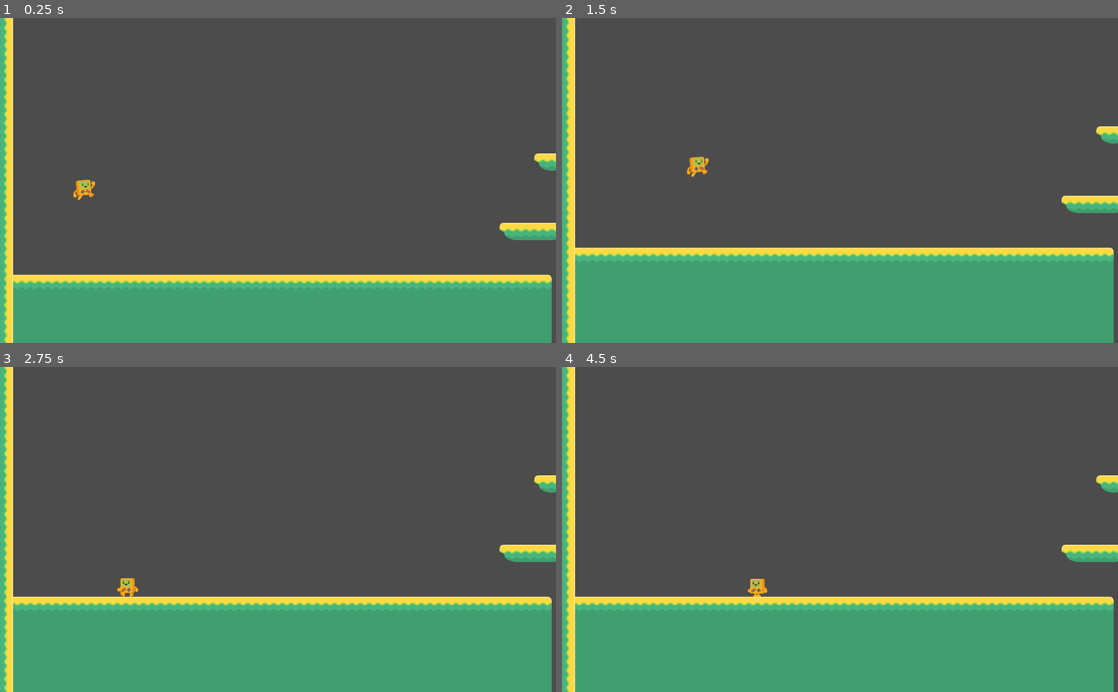
Above: before the commit, frames 1-4 (two rows, left to right).
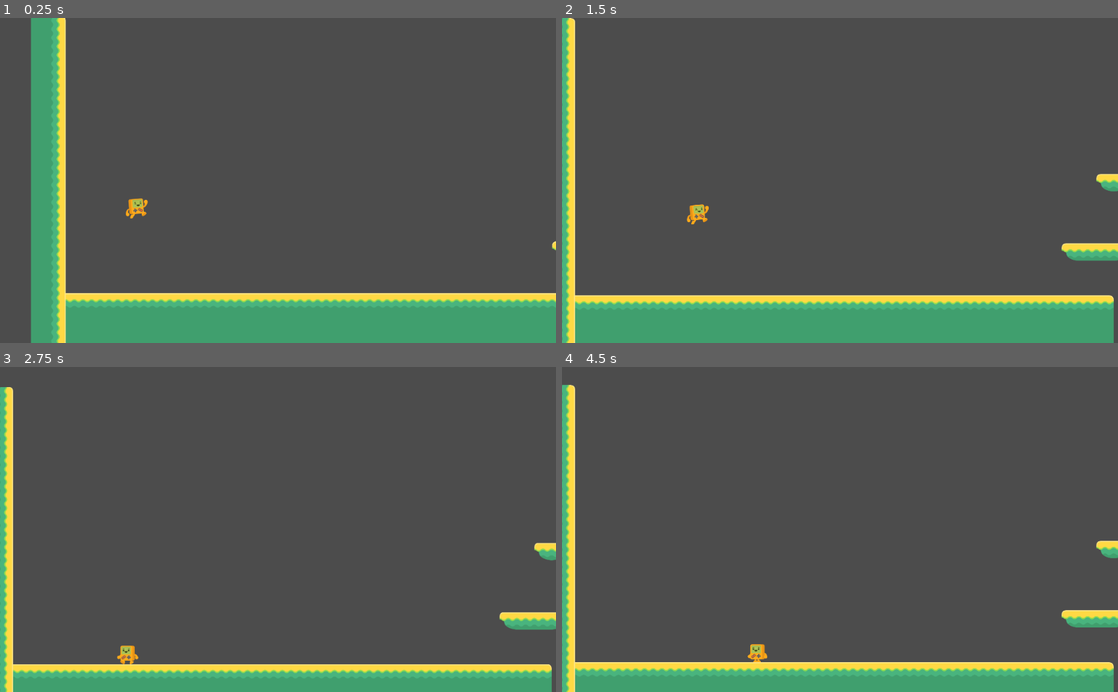
Above: after the commit, the same moments.

Repository: nkpresh/platforme-Game
Game: Godot game, scene res://Level1.tscn
Same seed, same stepped clock (60 frames per second), same inputs: the game is played once before the commit and once after it. Before the commit the project has no main scene; this scene is started directly in both runs.
Inputs:
- Up to frame 1 (0.25 s): no input
- Up to frame 2 (1.5 s): hold Right (right) from 0.53 s (still down); tap Up (jump) at 0.77 s
- Up to frame 3 (2.75 s): tap Up (jump) at 1.52 s; release Right (right) at 2.03 s; hold Left (left) from 2.03 s (still down)
- Up to frame 4 (4.5 s): release Left (left) at 2.78 s; hold Right (right) 2.78-4.28 s; tap Up (jump) at 3.02, 3.77 s; hold Left (left) from 4.28 s (still down)

The runs differ from the first frame. In frame 1, 17% of the frame differs, in the area x 0-100%, y 0-100%; in frame 2, 19%; in frame 3, 24%; in frame 4, 23%.

Commit message:
still on it

Diff:
--- a/Level1.tscn
+++ b/Level1.tscn
@@ -9,14 +9,21 @@
 position = Vector2( -889.656, 53.3191 )
 
 [node name="Camera2D" type="Camera2D" parent="steve"]
+scale = Vector2( 2, 2 )
 current = true
 zoom = Vector2( 2, 2 )
 limit_left = -1200
 limit_top = -500
 limit_right = 13000
-limit_bottom = 800
+limit_bottom = 550
+limit_smoothed = true
 drag_margin_h_enabled = true
 drag_margin_v_enabled = true
+smoothing_enabled = true
+drag_margin_left = 0.5
+drag_margin_top = 0.5
+drag_margin_right = 0.5
+drag_margin_bottom = 0.5
 editor_draw_limits = true
 
 [node name="TileMap" type="TileMap" parent="."]
--- a/project.godot
+++ b/project.godot
@@ -16,6 +16,7 @@
 [application]
 
 config/name="Platformer Game"
+run/main_scene="res://Level1.tscn"
 config/icon="res://icon.png"
 
 [input]
Not shown, changed: .mono/metadata/ide_messaging_meta.txt
Not shown, changed: export_presets.cfg
